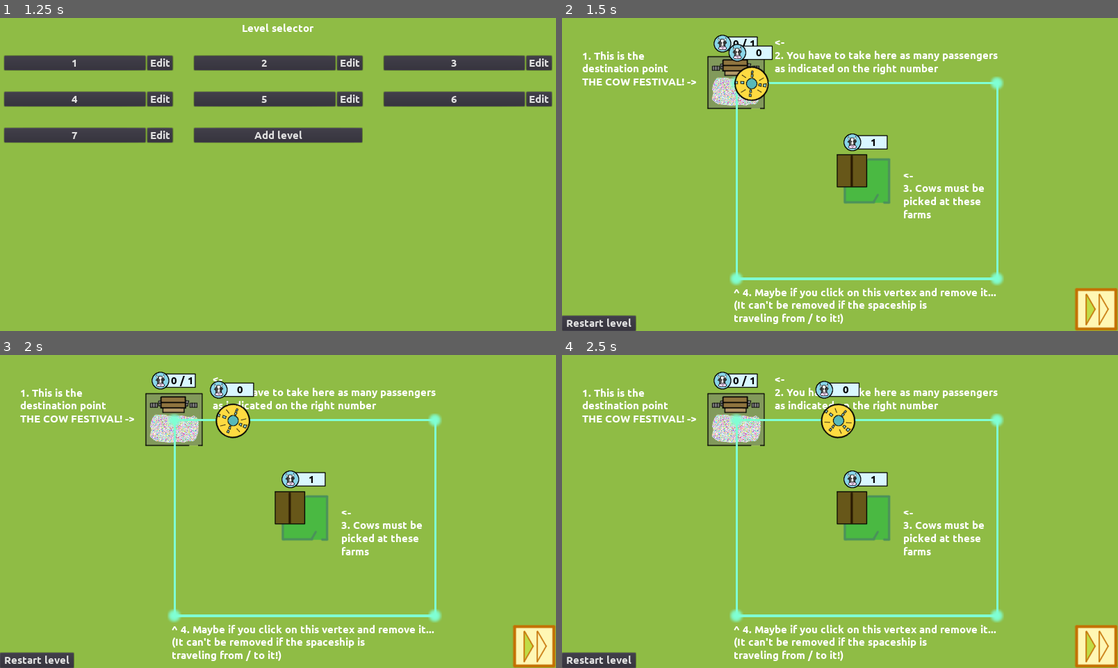
Above: before the commit, frames 1-4 (two rows, left to right).
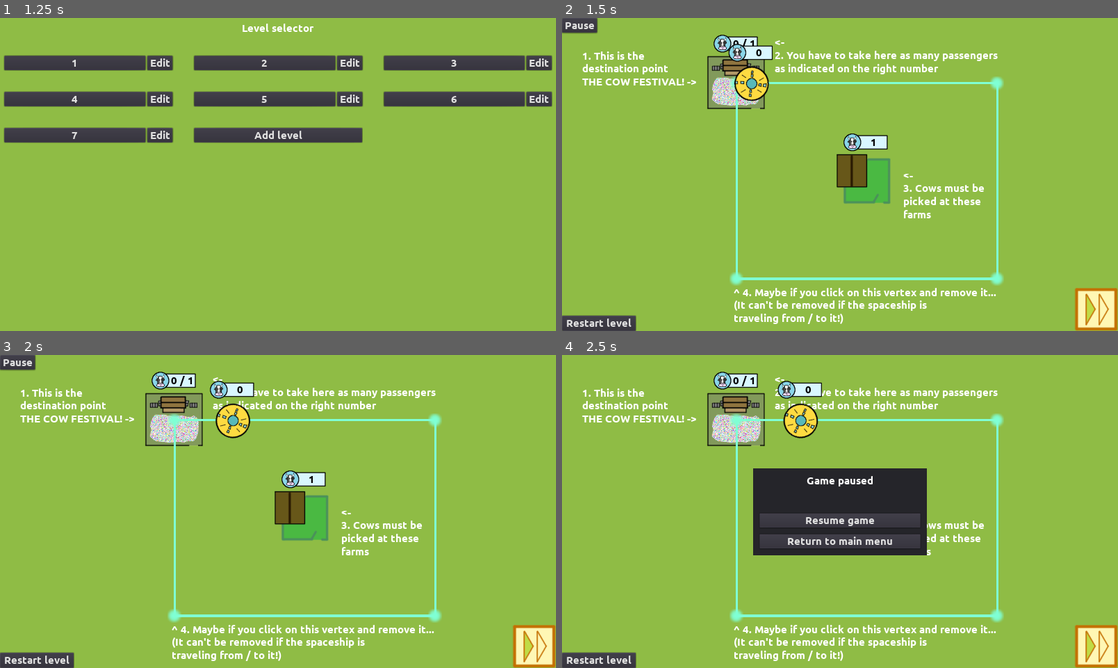
Above: after the commit, the same moments.

Repository: moisesjbc/ufo-taxi
Game: Godot game, scene res://menus/main_menu/main_menu.tscn
Two runs of this game, one before a commit and one after it. Both use one fixed random seed, a clock stepped at 60 frames per second and the inputs below.
Inputs (mouse positions are in pixels of both pictures, inside the frame that each line leads up to):
- Up to frame 1 (1.25 s): click "Play" at 0.5 s
- Up to frame 2 (1.5 s): click "1" at 1.25 s
- Up to frame 3 (2 s): no input
- Up to frame 4 (2.5 s): click (578, 361) at 2 s, where only the run after the commit has a clickable "Pause"

Frame 1 is identical in both runs. In frame 2, 0.3% of the frame differs, in the area x 0-7%, y 0-6%; in frame 3, 0.3%; in frame 4, 10%, in the area x 34-66%, y 8-64%.

Commit message:
Added pause menu

Diff:
--- a/godot-project/gameplay/main/main.gd
+++ b/godot-project/gameplay/main/main.gd
@@ -14,6 +14,7 @@
 	$gui/restart_level_button.visible = not level_manager.playing_from_level_editor and not edit_mode
 	$gui/return_to_level_editor_button.visible = level_manager.playing_from_level_editor and not edit_mode
 	$gui/fast_foward_button.visible = not edit_mode
+	$gui/pause_menu.visible = not edit_mode
 
 
 func _on_railtrack_warning_added(text):
--- a/godot-project/gameplay/main/main.tscn
+++ b/godot-project/gameplay/main/main.tscn
@@ -8,6 +8,7 @@
 [ext_resource path="res://gameplay/destination_area/destination_area.tscn" type="PackedScene" id=6]
 [ext_resource path="res://menus/level_win_menu/level_win_menu.tscn" type="PackedScene" id=7]
 [ext_resource path="res://gameplay/main/gui/fast_forward/on.png" type="Texture" id=8]
+[ext_resource path="res://menus/pause_menu/pause_menu.tscn" type="PackedScene" id=9]
 [ext_resource path="res://fonts/Ubuntu-B.ttf" type="DynamicFontData" id=10]
 [ext_resource path="res://menus/game_over_menu/game_over.tscn" type="PackedScene" id=12]
 
@@ -34,7 +35,6 @@
 
 [node name="player" parent="railtrack" instance=ExtResource( 4 )]
 position = Vector2( -323.269, -1.12244 )
-z_index = 1
 
 [node name="gui" type="Node" parent="."]
 
@@ -93,6 +93,8 @@
 __meta__ = {
 "_edit_use_anchors_": false
 }
+
+[node name="pause_menu" parent="gui" instance=ExtResource( 9 )]
 [connection signal="game_over" from="." to="." method="_on_main_game_over"]
 [connection signal="all_passengers_left" from="destination_area" to="." method="_on_destination_area_all_passengers_left"]
 [connection signal="n_remaining_actions_updated" from="railtrack" to="." method="_on_railtrack_n_remaining_actions_updated"]
--- /dev/null
+++ b/godot-project/menus/pause_menu/pause_menu.gd
@@ -0,0 +1,26 @@
+extends Control
+
+
+func start():
+	get_tree().paused = true
+	$center_container.visible = true
+	$pause_button.visible = false
+
+
+func stop():
+	get_tree().paused = false
+	$center_container.visible = false
+	$pause_button.visible = true
+
+
+func _on_resume_button_pressed():
+	stop()
+
+
+func _on_pause_button_pressed():
+	start()
+
+
+func _on_return_button_pressed():
+	stop()
+	get_tree().change_scene("res://menus/main_menu/main_menu.tscn")
--- /dev/null
+++ b/godot-project/menus/pause_menu/pause_menu.tscn
@@ -0,0 +1,84 @@
+[gd_scene load_steps=2 format=2]
+
+[ext_resource path="res://menus/pause_menu/pause_menu.gd" type="Script" id=1]
+
+[node name="pause_menu" type="Control"]
+pause_mode = 2
+anchor_right = 1.0
+anchor_bottom = 1.0
+mouse_filter = 2
+script = ExtResource( 1 )
+__meta__ = {
+"_edit_use_anchors_": false
+}
+
+[node name="center_container" type="CenterContainer" parent="."]
+visible = false
+anchor_right = 1.0
+anchor_bottom = 1.0
+__meta__ = {
+"_edit_use_anchors_": false
+}
+
+[node name="panel" type="Panel" parent="center_container"]
+margin_left = 440.0
+margin_top = 260.0
+margin_right = 840.0
+margin_bottom = 460.0
+rect_min_size = Vector2( 400, 200 )
+__meta__ = {
+"_edit_use_anchors_": false
+}
+
+[node name="margin_container" type="MarginContainer" parent="center_container/panel"]
+anchor_right = 1.0
+anchor_bottom = 1.0
+custom_constants/margin_right = 15
+custom_constants/margin_top = 15
+custom_constants/margin_left = 15
+custom_constants/margin_bottom = 15
+__meta__ = {
+"_edit_use_anchors_": false
+}
+
+[node name="vbox_container" type="VBoxContainer" parent="center_container/panel/margin_container"]
+margin_left = 15.0
+margin_top = 15.0
+margin_right = 385.0
+margin_bottom = 185.0
+
+[node name="title" type="Label" parent="center_container/panel/margin_container/vbox_container"]
+margin_right = 370.0
+margin_bottom = 83.0
+size_flags_horizontal = 3
+size_flags_vertical = 7
+text = "Game paused"
+align = 1
+
+[node name="buttons_container" type="VBoxContainer" parent="center_container/panel/margin_container/vbox_container"]
+margin_top = 87.0
+margin_right = 370.0
+margin_bottom = 170.0
+custom_constants/separation = 15
+
+[node name="resume_button" type="Button" parent="center_container/panel/margin_container/vbox_container/buttons_container"]
+margin_right = 370.0
+margin_bottom = 34.0
+text = "Resume game"
+
+[node name="return_button" type="Button" parent="center_container/panel/margin_container/vbox_container/buttons_container"]
+margin_top = 49.0
+margin_right = 370.0
+margin_bottom = 83.0
+text = "Return to main menu"
+
+[node name="pause_button" type="Button" parent="."]
+margin_right = 12.0
+margin_bottom = 34.0
+text = "Pause"
+__meta__ = {
+"_edit_use_anchors_": false
+}
+[connection signal="pressed" from="center_container/panel/margin_container/vbox_container/buttons_container/resume_button" to="." method="_on_resume_button_pressed"]
+[connection signal="pressed" from="center_container/panel/margin_container/vbox_container/buttons_container/return_button" to="." method="_on_return_button_pressed"]
+[connection signal="pressed" from="pause_button" to="." method="_on_pause_button_pressed"]
Not shown: 1 places in godot-project/gameplay/main/main.tscn that only renumber resources
